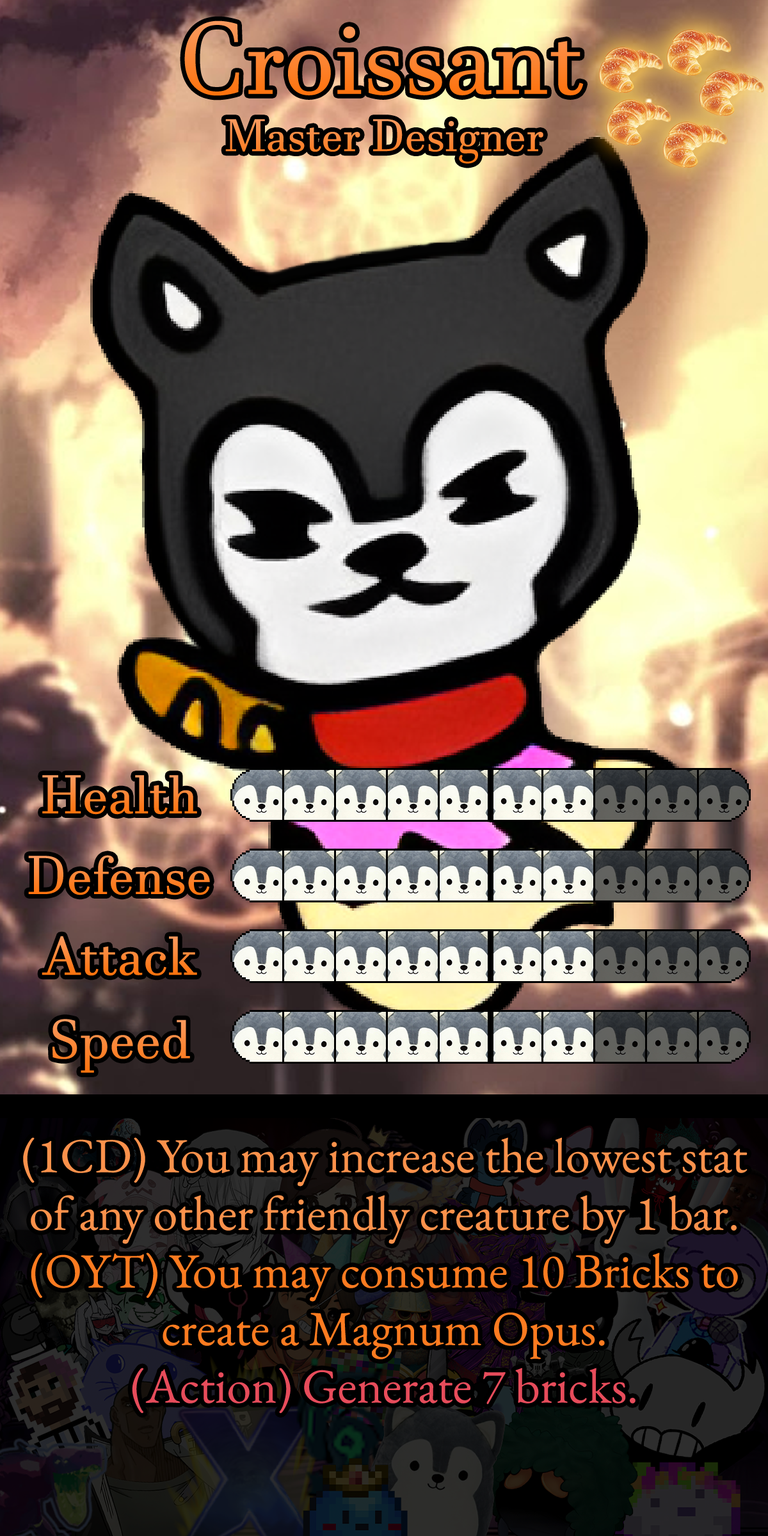
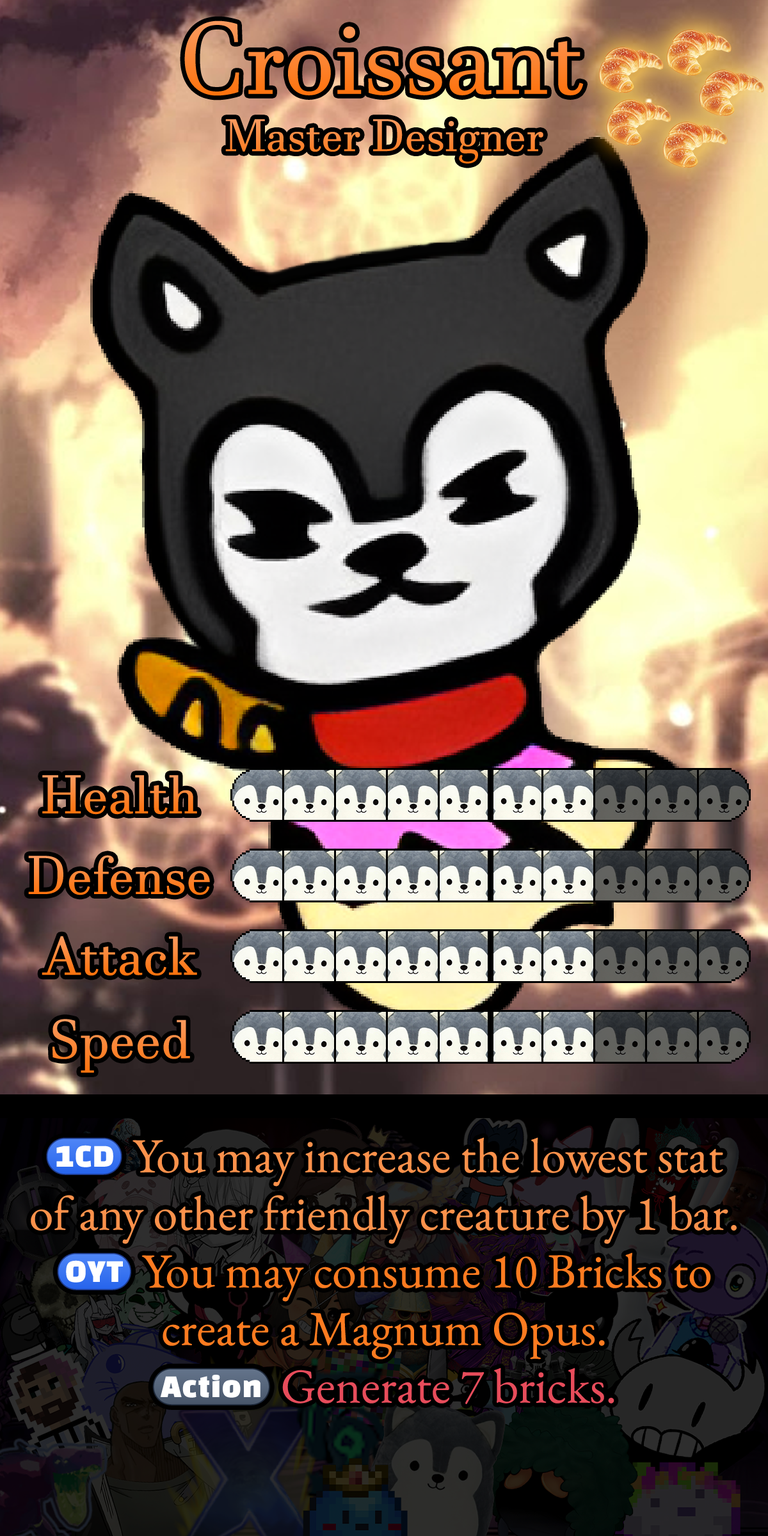
Revision of a layered 768px x 1536px image; what changed, layer by layer:
painted on "Ability" over [23, 1137, 748, 1414]
